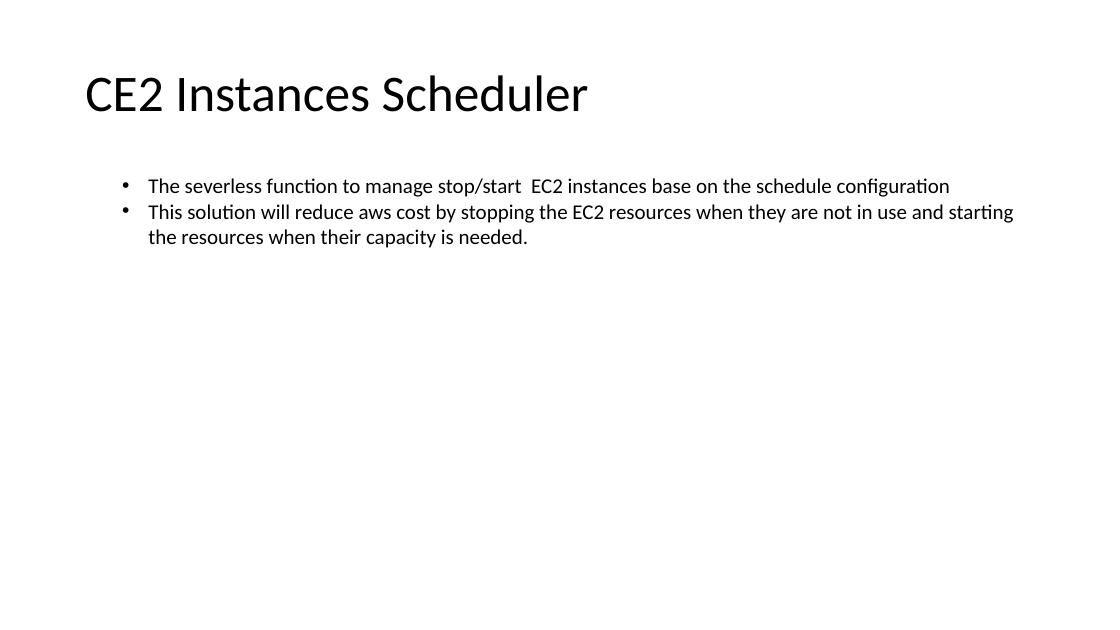
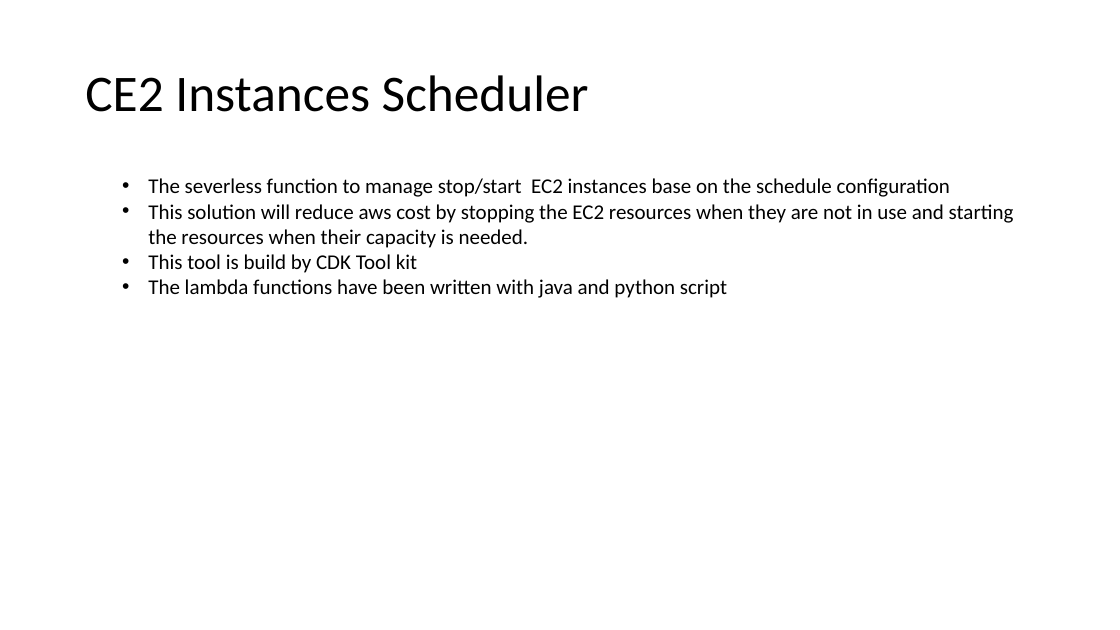
Before and after one commit to sophea/cdk-aws-instance-scheduler, a slide deck: slide 1 of Instances_scheduler.pptx. Drawn at 1120x630 pixels with LibreOffice and Linux fonts; fonts in the diff are those of the drawing. Boxes give left, top, right and bottom in pixels: in the first picture for what was removed or moved away, otherwise in the second. Text is boxed around its words. In the diff, an @@ line names an element or a change of style, - is before the commit and + after.

```diff
--- a/Instances_scheduler.pptx
+++ b/Instances_scheduler.pptx
@@ text at [148,254,727,298]: paragraphs added @@
+• This tool is build by CDK Tool kit
+• The lambda functions have been written with java and python script
```
Also in this commit, not shown: 1 other file.
